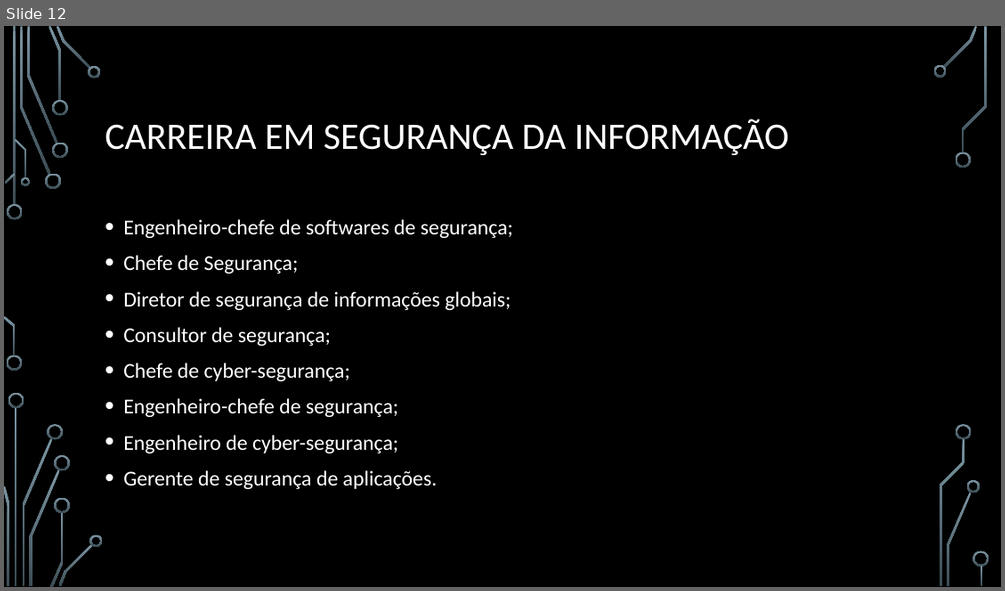
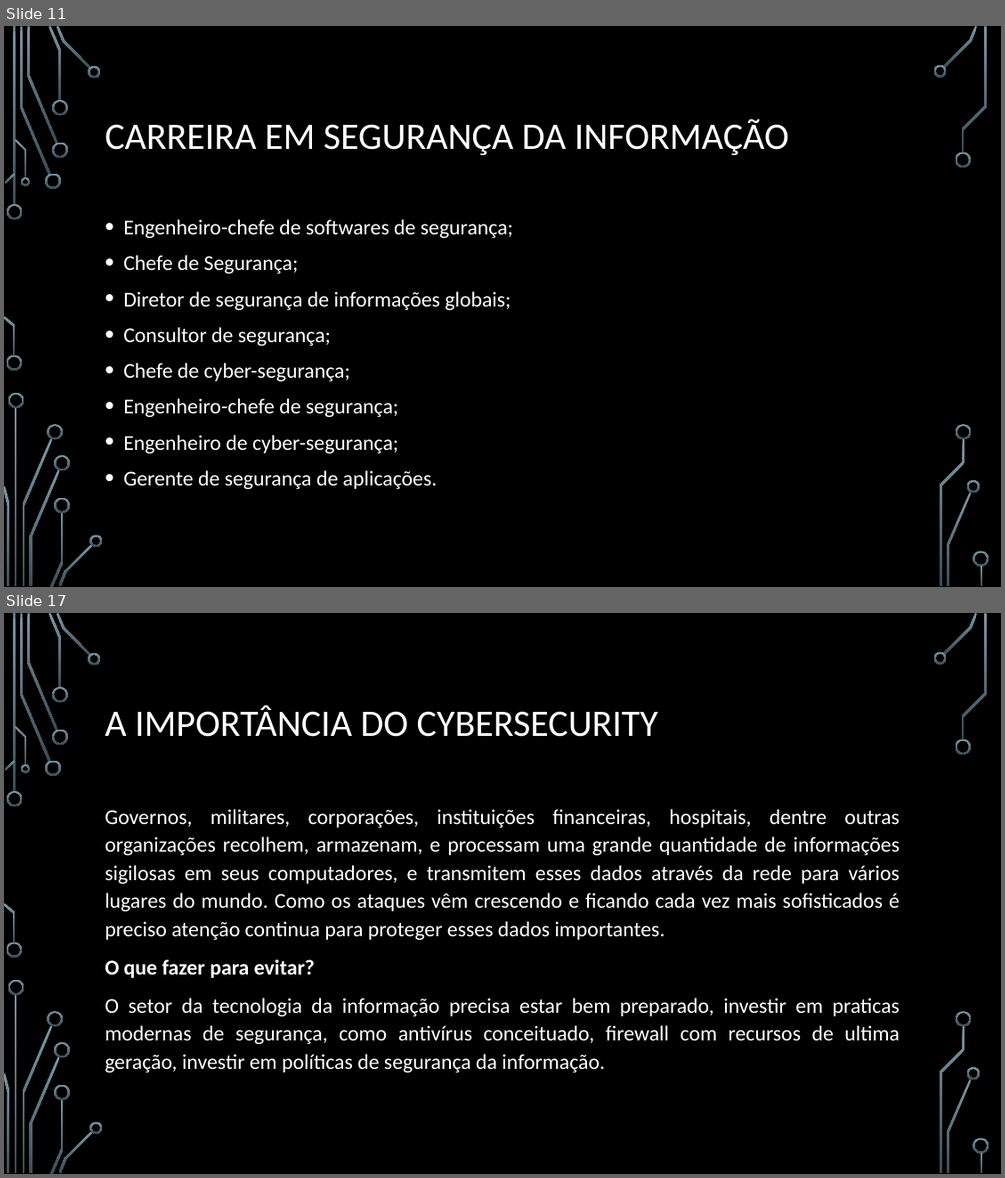
Before and after one commit to webbester/RodrigodAnjos, a slide deck: PI - Seg de Software/information_security.pptx. Shown one above the other, each under a label of ours: slide 12 before the commit, slides 11 and 17 after it; the slides between them are not shown. The pictures are 1005x591 and 1005x1178 pixels, drawn with LibreOffice and Linux fonts; fonts in the diff are those of the drawing; background and template pictures are left out. Boxes give left, top, right and bottom in pixels: in the first picture for what was removed or moved away, otherwise in the second. Text is boxed around its words. In the diff, an @@ line names an element or a change of style, - is before the commit and + after.

```diff
--- a/PI - Seg de Software/information_security.pptx
+++ b/PI - Seg de Software/information_security.pptx
@@ slide 17 added at bbox=[4, 613, 1001, 1174], background picture (left out); not listed: 36 template elements that a slide beside it also shows @@
@@ title added at bbox=[105, 705, 658, 737], 36 pt, text #FFFFFF @@
+A IMPORTÂNCIA DO CYBERSECURITY
@@ text added at bbox=[105, 809, 899, 1072], 20.4 pt, text #FFFFFF @@
+Governos, militares, corporações, instituições financeiras, hospitais, dentre outras organizações recolhem, armazenam, e processam uma grande quantidade de informações sigilosas em seus computadores, e transmitem esses dados através da rede para vários lugares do mundo. Como os ataques vêm crescendo e ficando cada vez mais sofisticados é preciso atenção continua para proteger esses dados importantes.
+O que fazer para evitar?
+O setor da tecnologia da informação precisa estar bem preparado, investir em praticas modernas de segurança, como antivírus conceituado, firewall com recursos de ultima geração, investir em políticas de segurança da informação.
@@ what was slide 12 is now slide 11 @@
```
Also in this commit, not shown: 3 slides changed, 10 other slides added, 1 slide removed, 4 other files.
